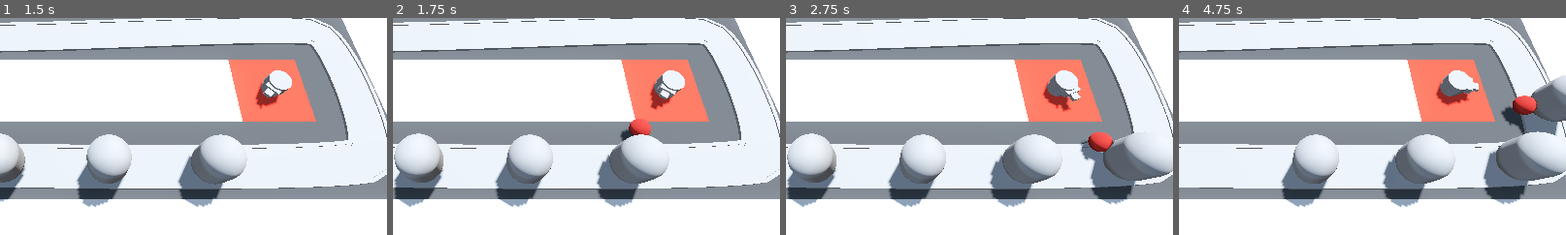
Above: before the commit, frames 1-4 (left to right).
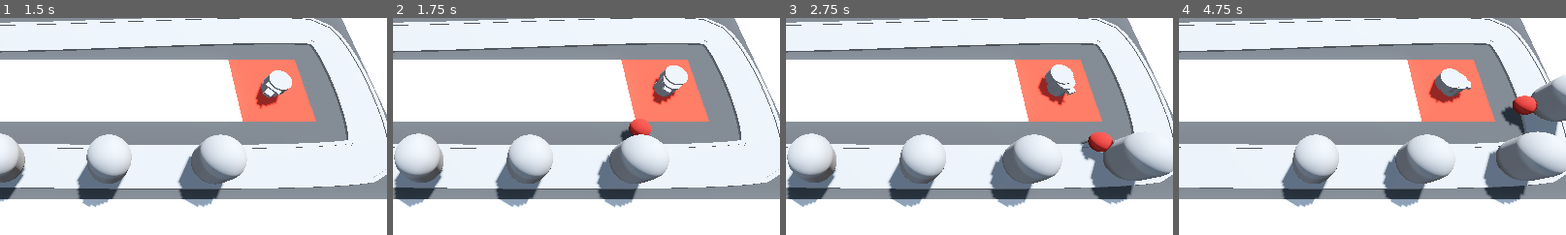
Above: after the commit, the same moments.

Repository: yubinex/barbarian-blaster
Game: Godot game, scene res://base_level.tscn
Two runs of this game, one before a commit and one after it. Both use one fixed random seed, a clock stepped at 60 frames per second and the inputs below.
Inputs (mouse positions are % of the whole screen's width and height, from its top left):
- Up to frame 1 (1.5 s): move the mouse to (72, 45) at 0.52 s; click (72, 45) at 0.6 s; move the mouse to (30, 55) at 1.27 s; click (30, 55) at 1.35 s
- Up to frame 2 (1.75 s): no input
- Up to frame 3 (2.75 s): move the mouse to (60, 28) at 2.02 s; click (60, 28) at 2.1 s
- Up to frame 4 (4.75 s): move the mouse to (45, 70) at 2.77 s; click (45, 70) at 2.85 s; move the mouse to (80, 65) at 3.52 s; click (80, 65) at 3.6 s; move the mouse to (20, 35) at 4.27 s; click (20, 35) at 4.35 s
The pictures show only the part of the screen within x 38-88%, y 31-81%; the shares and areas given below are measured in that part.

Frame 1 is identical in both runs. In frame 2, 0.6% of the frame differs, in the area x 66-77%, y 21-43%; in frame 3, 0.8%; in frame 4, 0.8%, in the area x 64-78%, y 23-41%.

Commit message:
feat: Add turret fire animation
Adds a recoil animation to the turret when it fires.

- Creates a new AnimationPlayer node in the turret scene.

- Defines a "fire" animation that moves the turret top back and forth.

- Triggers the animation in the `_on_timer_timeout` function in `turret.gd`.

Diff:
--- a/turret/turret.gd
+++ b/turret/turret.gd
@@ -9,6 +9,7 @@
 var target: PathFollow3D
 
 @onready var turret_top: MeshInstance3D = $TurretBase/TurretTop
+@onready var animation_player: AnimationPlayer = $AnimationPlayer
 
 
 func _physics_process(_delta: float) -> void:
@@ -23,6 +24,8 @@
 	add_child(shot)
 	shot.global_position = turret_top.global_position
 	shot.direction = global_transform.basis.z
+
+	animation_player.play("fire")
 
 
 func find_best_target() -> PathFollow3D:
--- a/turret/turret.tscn
+++ b/turret/turret.tscn
@@ -16,6 +16,43 @@
 
 [sub_resource type="BoxMesh" id="BoxMesh_vfthy"]
 size = Vector3(0.4, 0.2, 0.5)
+
+[sub_resource type="Animation" id="Animation_2876l"]
+resource_name = "fire"
+length = 0.3
+tracks/0/type = "value"
+tracks/0/imported = false
+tracks/0/enabled = true
+tracks/0/path = NodePath("TurretBase/TurretTop:position")
+tracks/0/interp = 1
+tracks/0/loop_wrap = true
+tracks/0/keys = {
+"times": PackedFloat32Array(0, 0.3),
+"transitions": PackedFloat32Array(1, 1),
+"update": 0,
+"values": [Vector3(0, 0.3, -0.6), Vector3(0, 0.3, 0)]
+}
+
+[sub_resource type="Animation" id="Animation_1p48p"]
+length = 0.001
+tracks/0/type = "value"
+tracks/0/imported = false
+tracks/0/enabled = true
+tracks/0/path = NodePath("TurretBase/TurretTop:position")
+tracks/0/interp = 1
+tracks/0/loop_wrap = true
+tracks/0/keys = {
+"times": PackedFloat32Array(0),
+"transitions": PackedFloat32Array(1),
+"update": 0,
+"values": [Vector3(0, 0.3, 0)]
+}
+
+[sub_resource type="AnimationLibrary" id="AnimationLibrary_uqrhp"]
+_data = {
+&"RESET": SubResource("Animation_1p48p"),
+&"fire": SubResource("Animation_2876l")
+}
 
 [node name="Turret" type="Node3D"]
 script = ExtResource("1_vfthy")
@@ -40,4 +77,9 @@
 [node name="Timer" type="Timer" parent="."]
 autostart = true
 
+[node name="AnimationPlayer" type="AnimationPlayer" parent="."]
+libraries = {
+&"": SubResource("AnimationLibrary_uqrhp")
+}
+
 [connection signal="timeout" from="Timer" to="." method="_on_timer_timeout"]
Not shown: 1 places in turret/turret.tscn that only renumber resources
